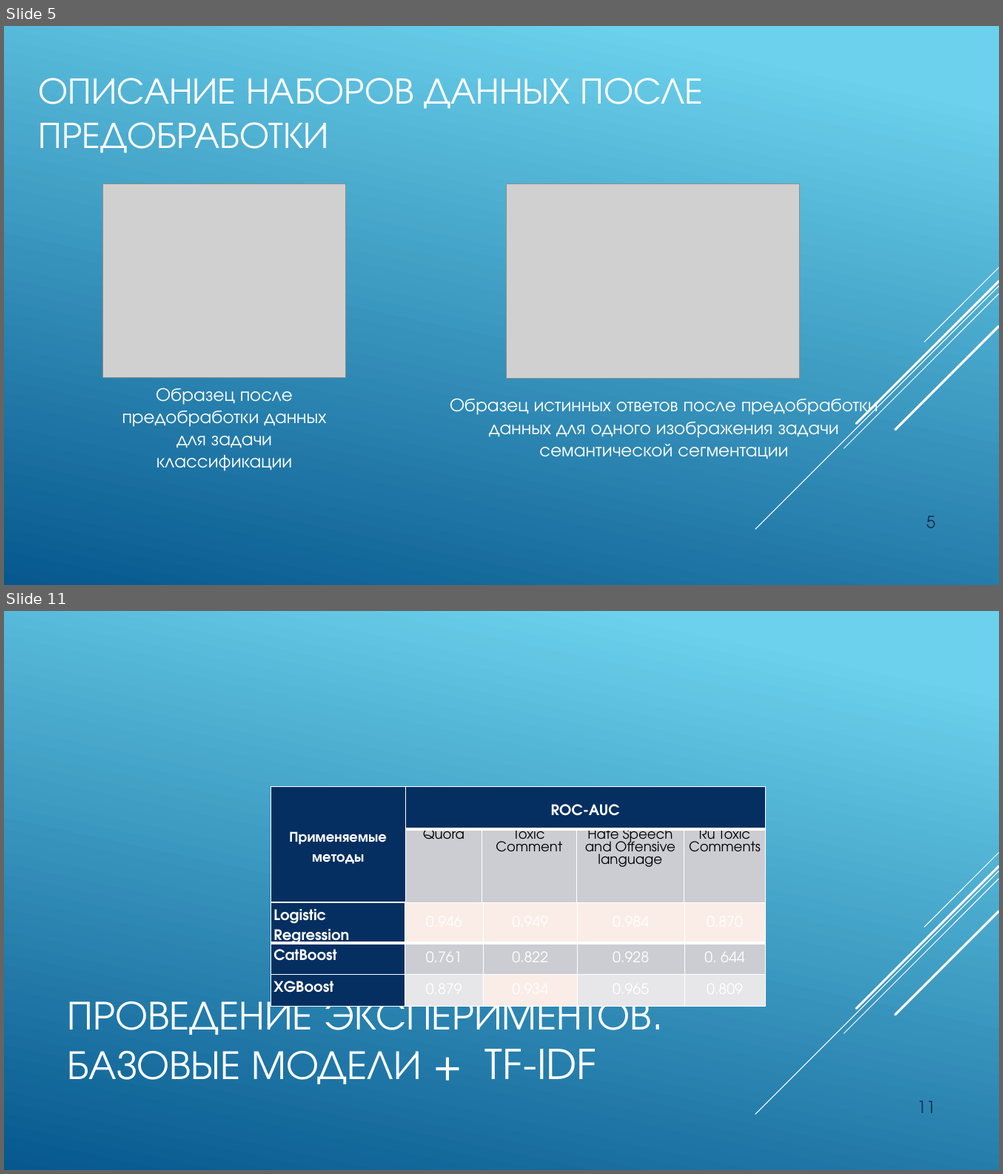
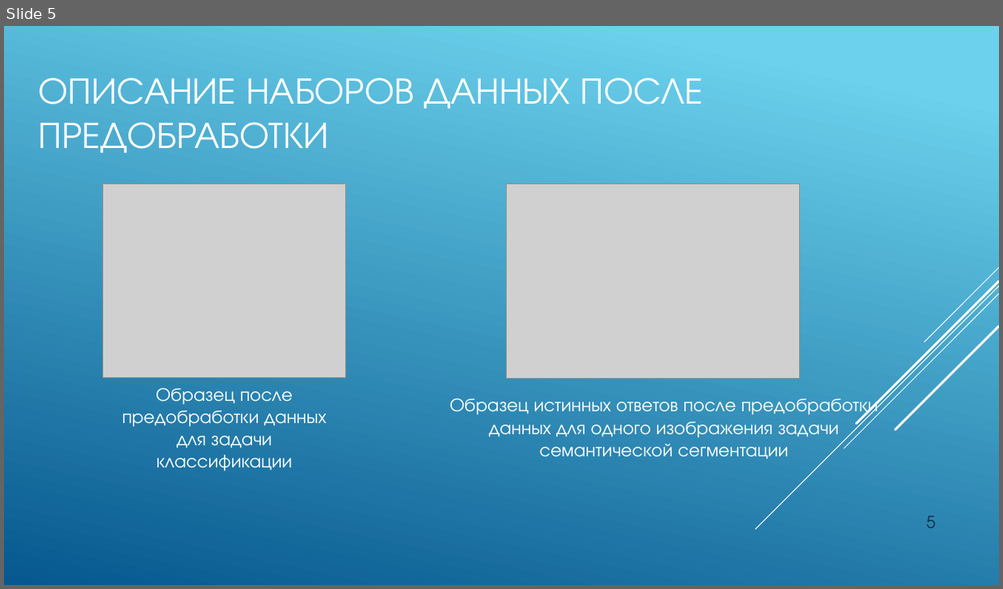
Before and after one commit to JacKira/Airbus_ship_detection, a slide deck: Отчет/ВКР презентация.pptx. Shown one above the other, each under a label of ours: slides 5 and 11 before the commit, slide 5 after it; the slides between them are not shown. The pictures are 1003x1174 and 1003x589 pixels, drawn with LibreOffice and Linux fonts; fonts in the diff are those of the drawing; grey boxes stand for pictures. Boxes give left, top, right and bottom in pixels: in the first picture for what was removed or moved away, otherwise in the second. Text is boxed around its words. In the diff, an @@ line names an element or a change of style, - is before the commit and + after.

```diff
--- a/Отчет/ВКР презентация.pptx
+++ b/Отчет/ВКР презентация.pptx
@@ slide 11 removed at box(4, 611, 999, 1170), background gradient #6ED2EB to #06588E; not listed: 5 template elements that a slide beside it also shows @@
@@ table removed at box(271, 786, 765, 903), 2 rows, 5 columns @@
-Применяемые методы | ROC-AUC |  |  | 
- | Quora | Toxic Comment | Hate Speech and Offensive language | Ru Toxic Comments
@@ table removed at box(271, 903, 765, 998), 3 rows, 5 columns @@
-Logistic Regression | 0.946 | 0.949 | 0.984 | 0.870
-CatBoost | 0.761 | 0.822 | 0.928 | 0. 644
-XGBoost | 0.879 | 0.934 | 0.965 | 0.809
@@ title removed at box(68, 994, 652, 1085) @@
-ПРОВЕДЕНИЕ ЭКСПЕРИМЕНТОВ. БАЗОВЫЕ МОДЕЛИ + TF-IDF
@@ page number removed at box(916, 1101, 935, 1113) @@
-11
```
Also in this commit, not shown: 2 slides changed, 2 slides added, 16 other slides removed, 2 other files.
